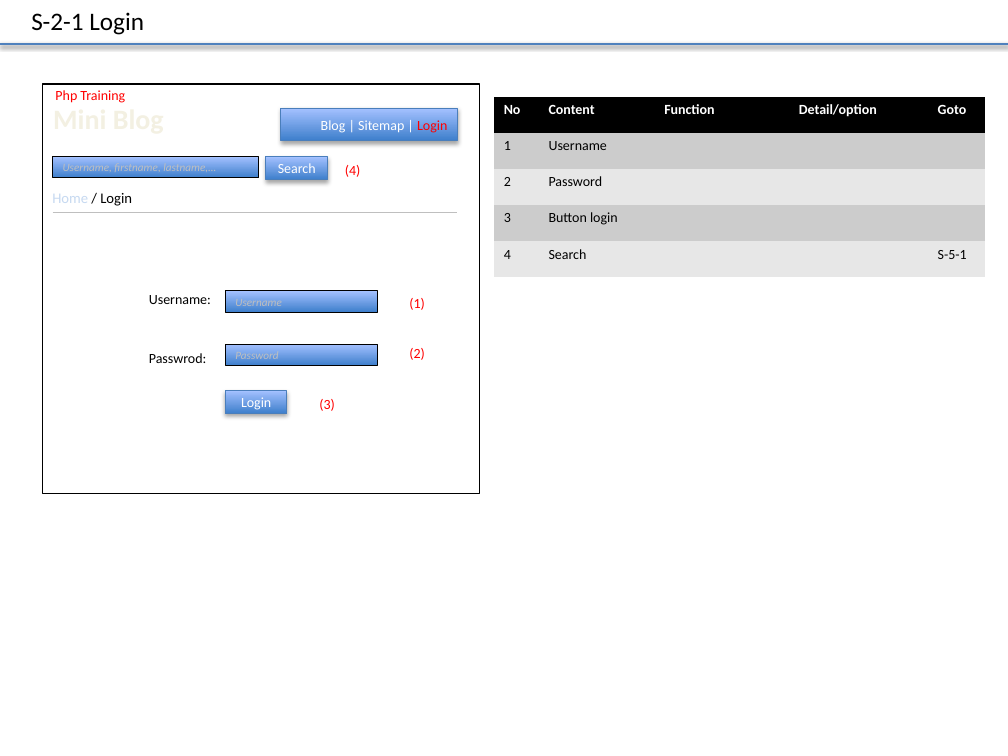
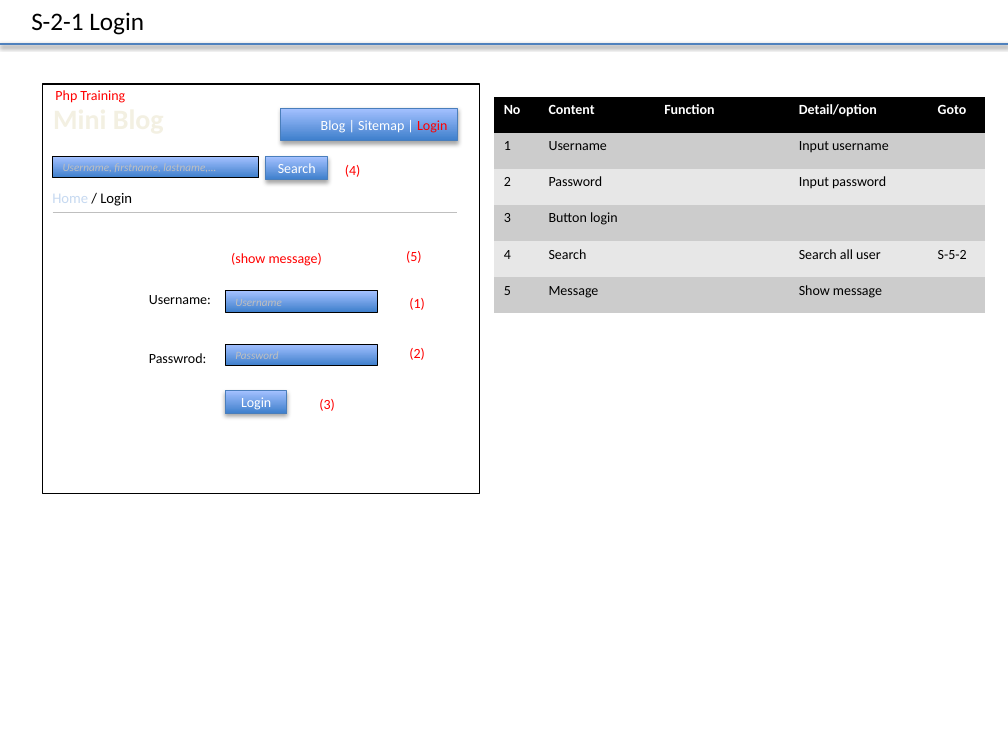
Before and after one commit to truong-vu-mulodo/mini-blog, a slide deck: slide 3 of php/tam-v.anh/doc/detail_design/frontend/wireframe/MiniBlog_Wireframe_Ver_0.1.0.pptx. Drawn at 1008x756 pixels with LibreOffice and Linux fonts; fonts in the diff are those of the drawing. Boxes give left, top, right and bottom in pixels: in the first picture for what was removed or moved away, otherwise in the second. Text is boxed around its words. In the diff, an @@ line names an element or a change of style, - is before the commit and + after.

Commit message:
Update this file from slide of V.Anh

```diff
--- a/php/tam-v.anh/doc/detail_design/frontend/wireframe/MiniBlog_Wireframe_Ver_0.1.0.pptx
+++ b/php/tam-v.anh/doc/detail_design/frontend/wireframe/MiniBlog_Wireframe_Ver_0.1.0.pptx
@@ table at (494,97,986,313) @@
-row 2, column 4: 
+row 2, column 4: Input username
-row 3, column 4: 
+row 3, column 4: Input password
-row 5: 4 | Search |  |  | S-5-1
+row 5: 4 | Search |  | Search all user | S-5-2
+row 6: 5 | Message |  | Show message | 
@@ text added at (231,253,322,266), 10 pt, text #FF0000 @@
+(show message)
@@ text added at (406,251,422,263), 10 pt, text #FF0000 @@
+(5)
```
Also in this commit, not shown: 1 other slide changed, 2 slides added.
